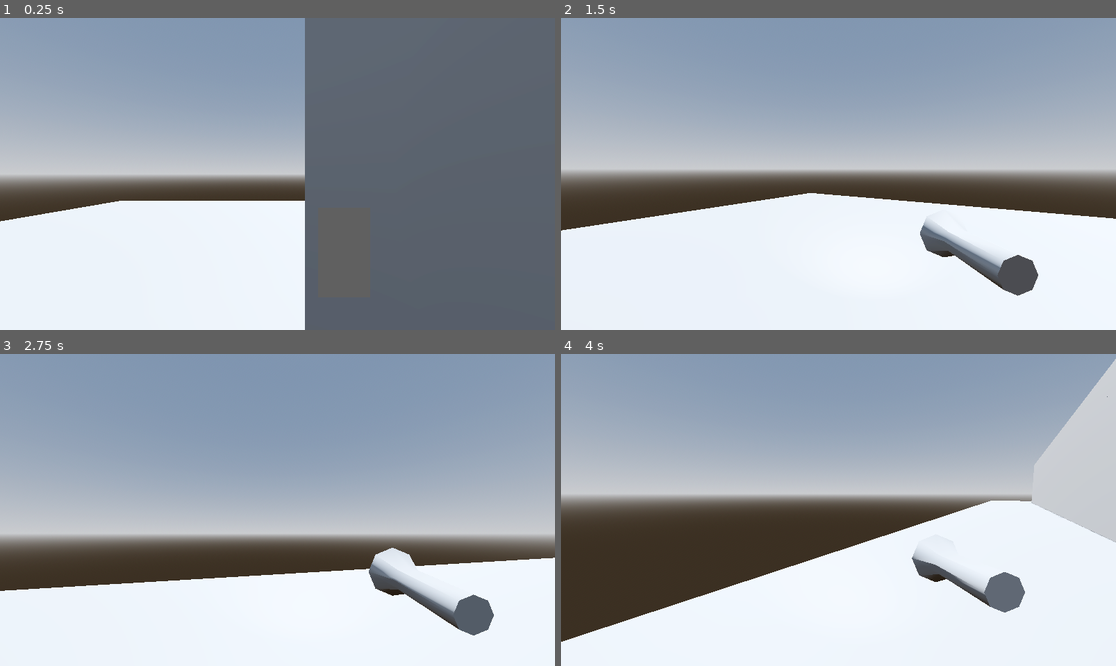
Above: before the commit, frames 1-4 (two rows, left to right).
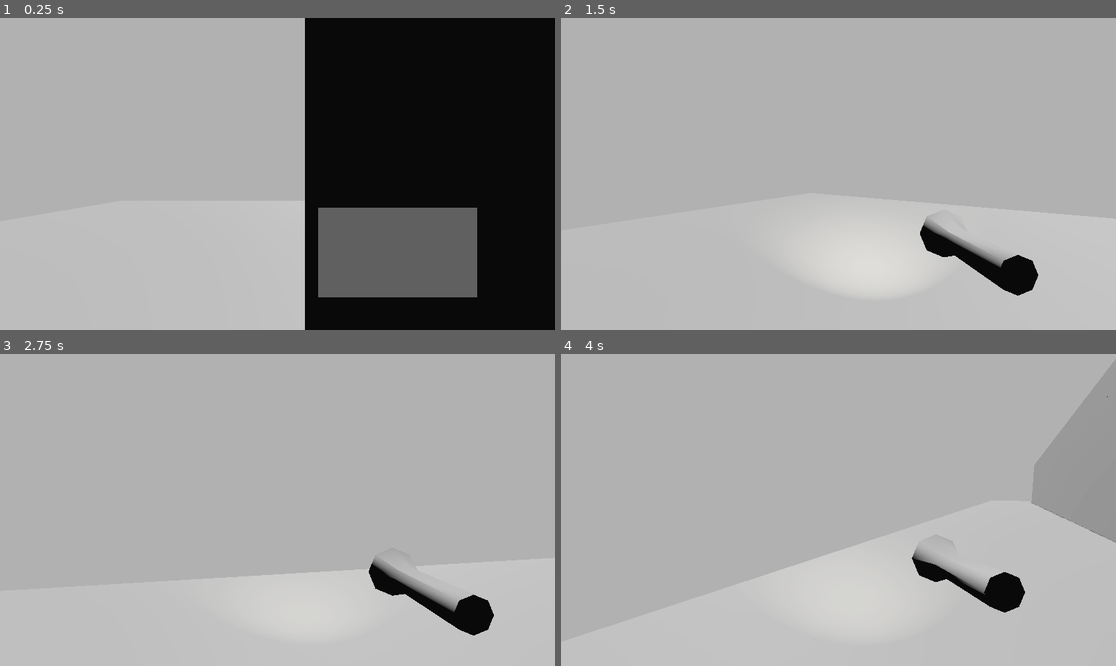
Above: after the commit, the same moments.

Repository: Project-Shipwrecking/Cave-Runner
Game: Godot game, scene res://Scenes/world.tscn
Two runs of this game, one before a commit and one after it. Both use one fixed random seed, a clock stepped at 60 frames per second and the inputs below.
Inputs (mouse positions are in pixels of both pictures, inside the frame that each line leads up to):
- Up to frame 1 (0.25 s): no input
- Up to frame 2 (1.5 s): tap Enter at 0.5 s; move the mouse to (866, 174) at 0.52 s; hold C (camera, bound only after the commit) 0.53-1.28 s; hold W (forward) from 0.53 s (still down); tap Space (jump) at 0.77 s; move the mouse to (810, 174) at 1.27 s; tap F (flashlight) at 1.35 s
- Up to frame 3 (2.75 s): keep holding W (forward); tap Space (jump) at 1.52 s; move the mouse to (288, 503) at 2.02 s; click (288, 503) at 2.1 s
- Up to frame 4 (4 s): keep holding W (forward); move the mouse to (832, 516) at 2.77 s; tap ` (maze) at 2.85 s; tap Space (jump) at 3.02, 3.77 s; move the mouse to (877, 513) at 3.52 s; right-click (877, 513) at 3.6 s

The runs differ from the first frame. In frame 1, 82% of the frame differs, in the area x 0-100%, y 0-100%; in frame 2, 81%; in frame 3, 81%; in frame 4, 84%.

Commit message:
offset image spawn and made it render first above walls

Diff:
--- a/Scenes/image_scene.tscn
+++ b/Scenes/image_scene.tscn
@@ -1,16 +1,9 @@
-[gd_scene load_steps=4 format=3 uid="uid://dgynnxbwf41tp"]
+[gd_scene load_steps=3 format=3 uid="uid://dgynnxbwf41tp"]
 
 [ext_resource type="Material" uid="uid://bxvnonyo1jdq2" path="res://Materials/image.tres" id="1_10ujo"]
 
 [sub_resource type="QuadMesh" id="QuadMesh_10ujo"]
 material = ExtResource("1_10ujo")
 
-[sub_resource type="QuadMesh" id="QuadMesh_2yvxd"]
-size = Vector2(0.432, 0.243)
-
 [node name="Image" type="MeshInstance3D"]
 mesh = SubResource("QuadMesh_10ujo")
-
-[node name="MeshInstance3D" type="MeshInstance3D" parent="."]
-visible = false
-mesh = SubResource("QuadMesh_2yvxd")
--- a/Scenes/world.tscn
+++ b/Scenes/world.tscn
@@ -1,19 +1,12 @@
-[gd_scene load_steps=13 format=3 uid="uid://c8va5j76m16p0"]
+[gd_scene load_steps=11 format=3 uid="uid://c8va5j76m16p0"]
 
 [ext_resource type="PackedScene" uid="uid://c3ftr23kgwuii" path="res://Scenes/player.tscn" id="1_a02cp"]
 [ext_resource type="Script" uid="uid://ch2nobbrxpim6" path="res://Scripts/ui.gd" id="2_5a7ea"]
 [ext_resource type="PackedScene" uid="uid://bti8m3icme3bp" path="res://Scenes/maze.tscn" id="4_8j60k"]
 
-[sub_resource type="ProceduralSkyMaterial" id="ProceduralSkyMaterial_5a7ea"]
-sky_horizon_color = Color(0.662243, 0.671743, 0.686743, 1)
-ground_horizon_color = Color(0.662243, 0.671743, 0.686743, 1)
-
-[sub_resource type="Sky" id="Sky_8j60k"]
-sky_material = SubResource("ProceduralSkyMaterial_5a7ea")
-
 [sub_resource type="Environment" id="Environment_fo5ed"]
-background_mode = 2
-sky = SubResource("Sky_8j60k")
+background_mode = 1
+background_color = Color(0.138638, 0.138637, 0.138637, 1)
 tonemap_mode = 2
 glow_enabled = true
 
--- a/Scripts/head.gd
+++ b/Scripts/head.gd
@@ -42,7 +42,12 @@
 
 	var image_instance :MeshInstance3D = image_scene.instantiate()
 	get_tree().current_scene.add_child(image_instance)
-	image_instance.global_transform = global_transform
+
+	var forward_vector: Vector3 = -global_transform.basis.z
+	# Calculate the target global position for the new object
+	var target_global_position: Vector3 = global_transform.origin + (forward_vector * 2)
+	image_instance.global_position = target_global_position
+	image_instance.look_at(global_position, Vector3.UP)
 
 	var material = ShaderMaterial.new()
 	material.shader = image_shader
--- a/Shaders/image.gdshader
+++ b/Shaders/image.gdshader
@@ -1,5 +1,5 @@
 shader_type spatial;
-render_mode unshaded, cull_disabled;
+render_mode unshaded, cull_disabled, depth_test_disabled;
 
 uniform sampler2D albedo_texture : source_color;
 
--- a/Shaders/in_game_cam.gdshader
+++ b/Shaders/in_game_cam.gdshader
@@ -1,5 +1,5 @@
 shader_type spatial;
-render_mode unshaded, cull_disabled;
+render_mode unshaded, cull_disabled, depth_test_disabled;
 
 uniform sampler2D albedo : source_color;
 uniform vec2 viewport_size ;
--- a/project.godot
+++ b/project.godot
@@ -91,5 +91,6 @@
 }
 camera={
 "deadzone": 0.2,
-"events": []
+"events": [Object(InputEventKey,"resource_local_to_scene":false,"resource_name":"","device":-1,"window_id":0,"alt_pressed":false,"shift_pressed":false,"ctrl_pressed":false,"meta_pressed":false,"pressed":false,"keycode":0,"physical_keycode":67,"key_label":0,"unicode":99,"location":0,"echo":false,"script":null)
+]
 }
